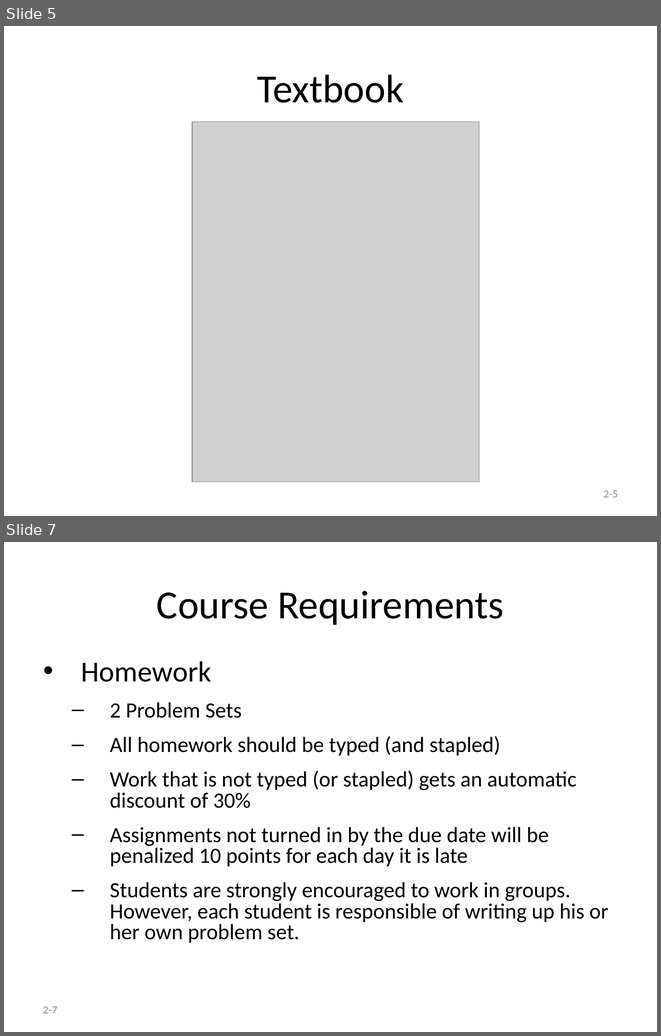
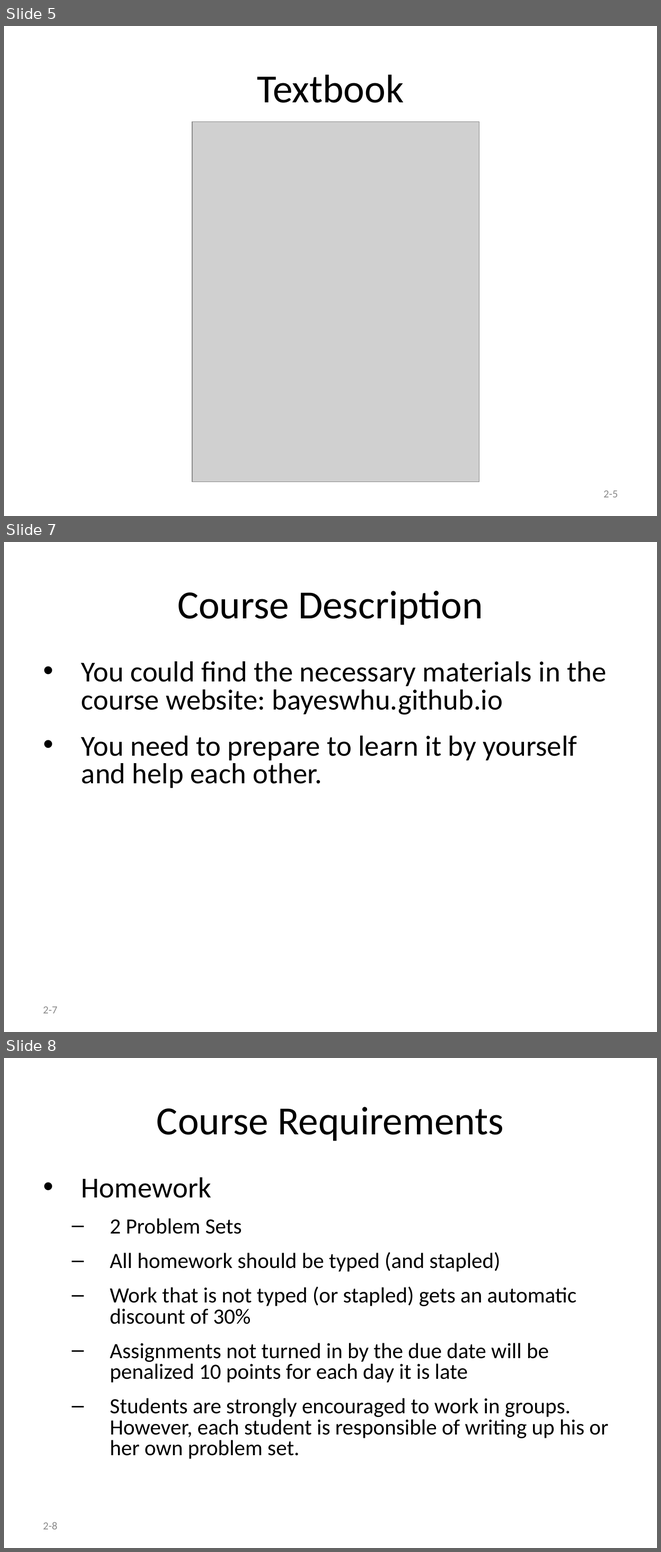
Before and after one commit to hehemin/bayeswhu.github.io, a slide deck: teaching/trade/Introduction.ppt. Shown one above the other, each under a label of ours: slides 5 and 7 before the commit, slides 5, 7 and 8 after it; the slides between them are not shown. The pictures are 661x1036 and 661x1552 pixels, drawn with LibreOffice and Linux fonts; fonts in the diff are those of the drawing; grey boxes stand for pictures. Boxes give left, top, right and bottom in pixels: in the first picture for what was removed or moved away, otherwise in the second. Text is boxed around its words. In the diff, an @@ line names an element or a change of style, - is before the commit and + after.

```diff
--- a/teaching/trade/Introduction.ppt
+++ b/teaching/trade/Introduction.ppt
@@ slide 7 added at box(4, 542, 657, 1032), background #FFFFFF @@
@@ title added at box(177, 591, 483, 625), 44 pt, text #000000 @@
+Course Description
@@ text added at box(81, 661, 606, 788), 32 pt, text #000000 @@
+• You could find the necessary materials in the course website: bayeswhu.github.io
+• You need to prepare to learn it by yourself and help each other.
@@ page number added at box(43, 1006, 58, 1013), 12 pt, text #898989 @@
+2-7
@@ what was slide 7 is now slide 8 @@
@@ page number at box(43, 1522, 58, 1529): text changed @@
-2-7
+2-8
```
Also in this commit, not shown: 1 slide changed.
